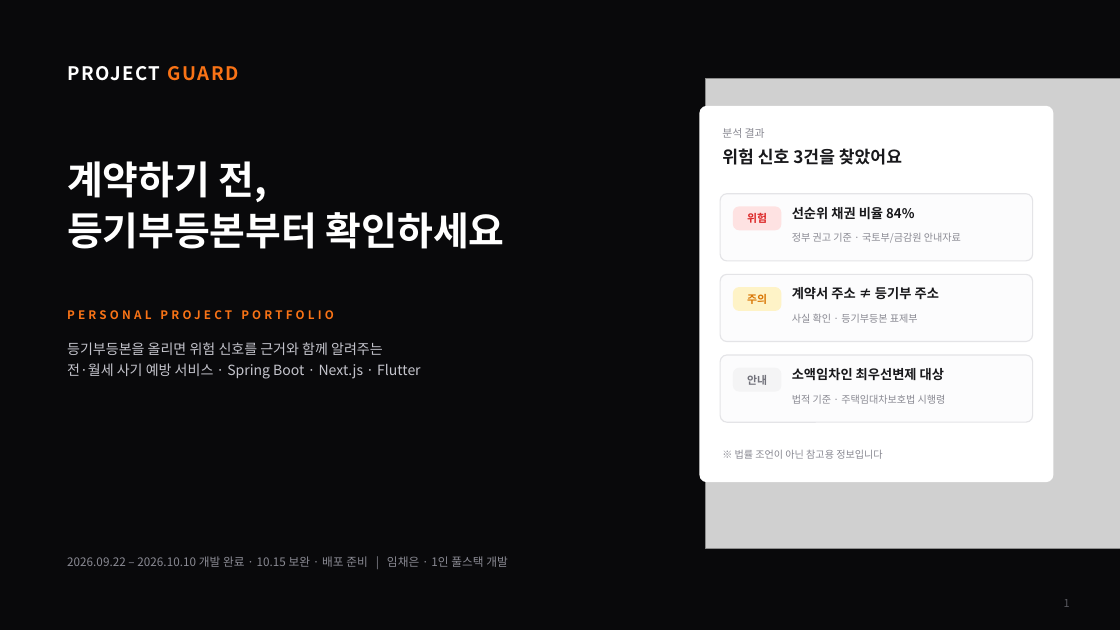
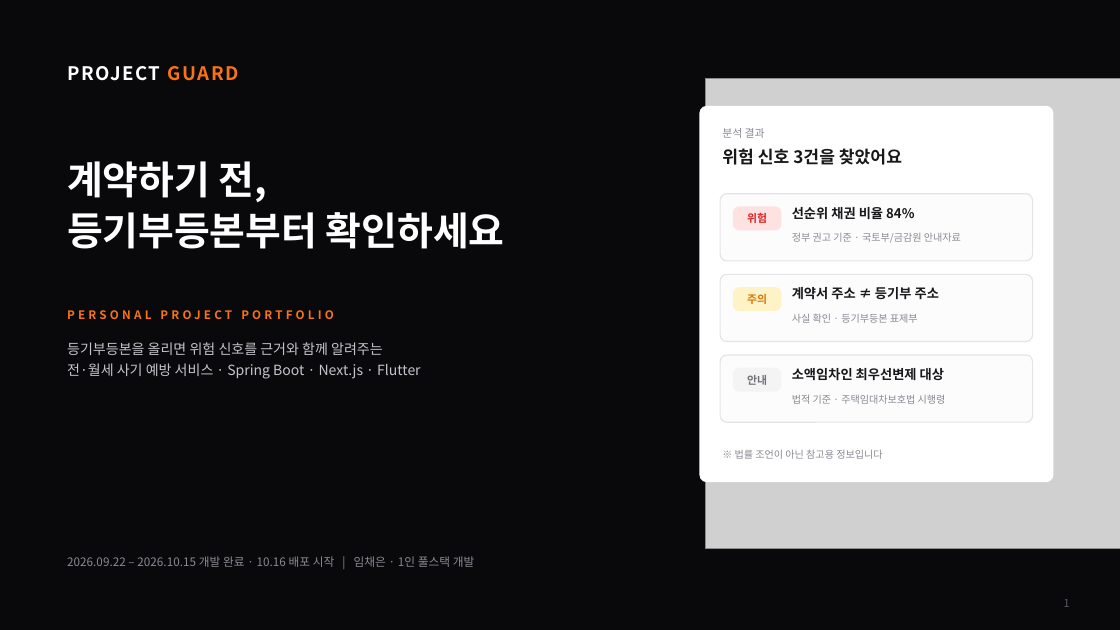
Before and after one commit to chean0830/guard-project, a slide deck: slide 1 of docs/portfolio/ProjectGuard_Portfolio.pptx. Drawn at 1120x630 pixels with LibreOffice and Linux fonts; fonts in the diff are those of the drawing; grey boxes stand for pictures. Boxes give left, top, right and bottom in pixels: in the first picture for what was removed or moved away, otherwise in the second. Text is boxed around its words. In the diff, an @@ line names an element or a change of style, - is before the commit and + after.

```diff
--- a/docs/portfolio/ProjectGuard_Portfolio.pptx
+++ b/docs/portfolio/ProjectGuard_Portfolio.pptx
@@ text at <box>67,556,475,567</box>: text changed @@
-2026.09.22 – 2026.10.10 개발 완료 · 10.15 보완 · 배포 준비 | 임채은 · 1인 풀스택 개발
+2026.09.22 – 2026.10.15 개발 완료 · 10.16 배포 시작 | 임채은 · 1인 풀스택 개발
```
Also in this commit, not shown: 4 other slides changed, 6 other files.
